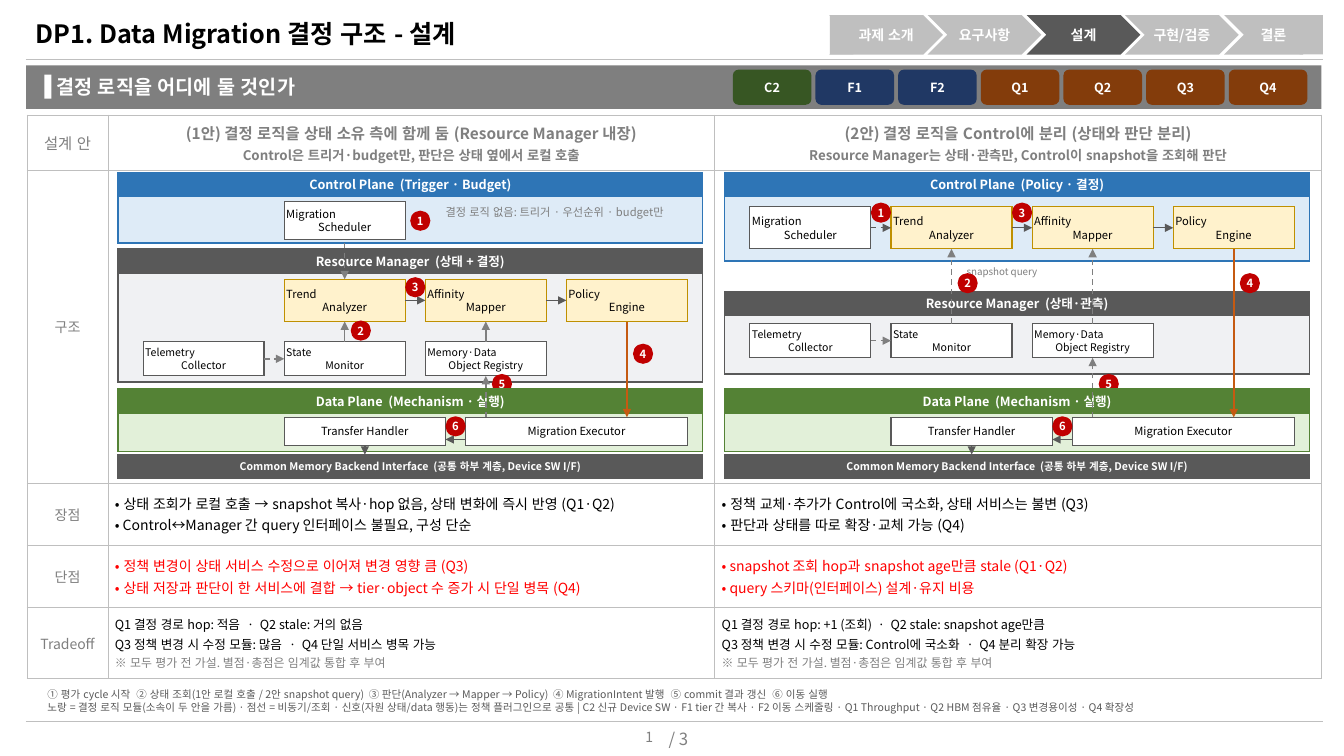
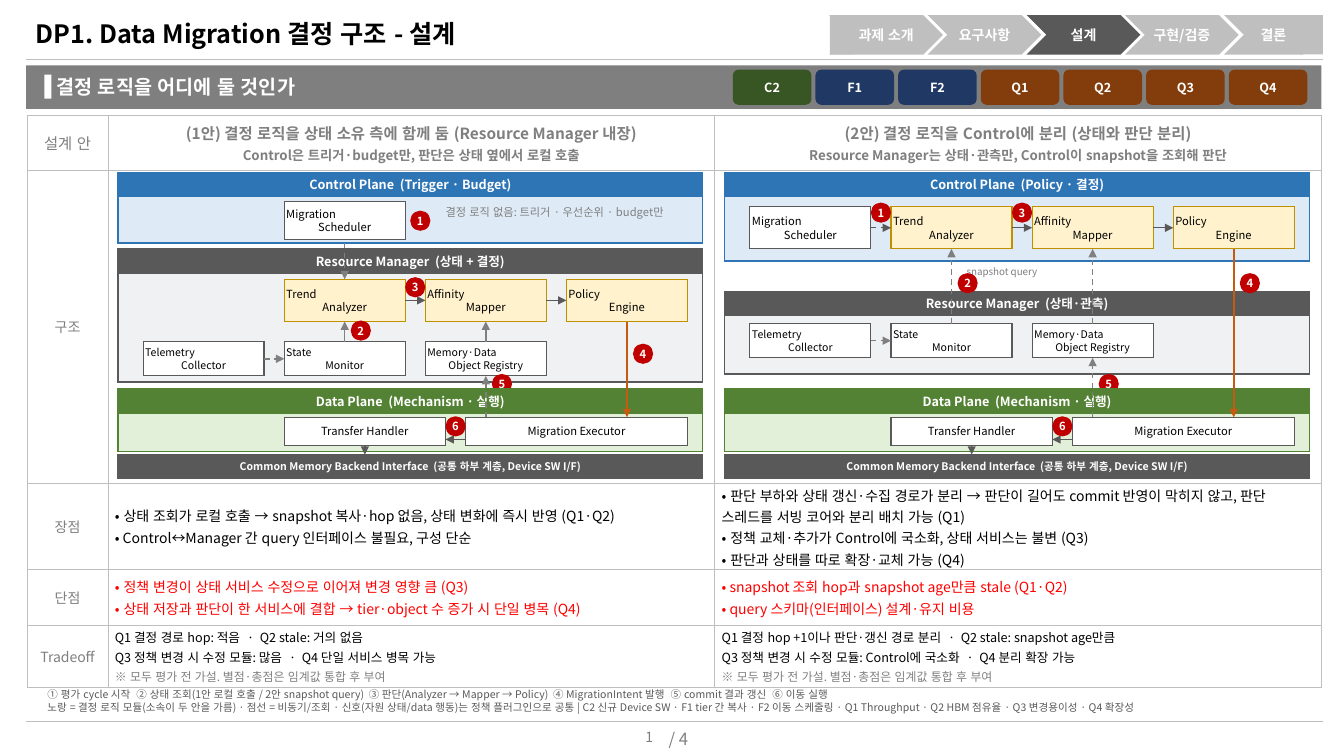
Before and after one commit to mkim0628/vllm, a slide deck: slide 1 of doc-mk/slides/dp1-decision-locus-candidates.pptx. Drawn at 1344x756 pixels with LibreOffice and Linux fonts; fonts in the diff are those of the drawing. Boxes give left, top, right and bottom in pixels: in the first picture for what was removed or moved away, otherwise in the second. Text is boxed around its words. In the diff, an @@ line names an element or a change of style, - is before the commit and + after.

```diff
--- a/doc-mk/slides/dp1-decision-locus-candidates.pptx
+++ b/doc-mk/slides/dp1-decision-locus-candidates.pptx
@@ table at [27, 115, 1322, 688] @@
-row 3, column 3: • 정책 교체·추가가 Control에 국소화, 상태 서비스는 불변 (Q3) / • 판단과 상태를 따로 확장·교체 가능 (Q4)
+row 3, column 3: • 판단 부하와 상태 갱신·수집 경로가 분리 → 판단이 길어도 commit 반영이 막히지 않고, 판단 스레드를 서빙 코어와 분리 배치 가능 (Q1) / • 정책 교체·추가가 Control에 국소화, 상태 서비스는 불변 (Q3) / • 판단과 상태를 따로 확장·교체 가능 (Q4)
-row 5, column 3: Q1 결정 경로 hop: +1 (조회) · Q2 stale: snapshot age만큼 / Q3 정책 변경 시 수정 모듈: Control에 국소화 · Q4 분리 확장 가능 / ※ 모두 평가 전 가설. 별점·총점은 임계값 통합 후 부여
+row 5, column 3: Q1 결정 hop +1이나 판단·갱신 경로 분리 · Q2 stale: snapshot age만큼 / Q3 정책 변경 시 수정 모듈: Control에 국소화 · Q4 분리 확장 가능 / ※ 모두 평가 전 가설. 별점·총점은 임계값 통합 후 부여
@@ text at [679, 733, 688, 745]: text changed @@
-/ 3
+/ 4
```
Also in this commit, not shown: 2 other slides changed, 1 slide added.
